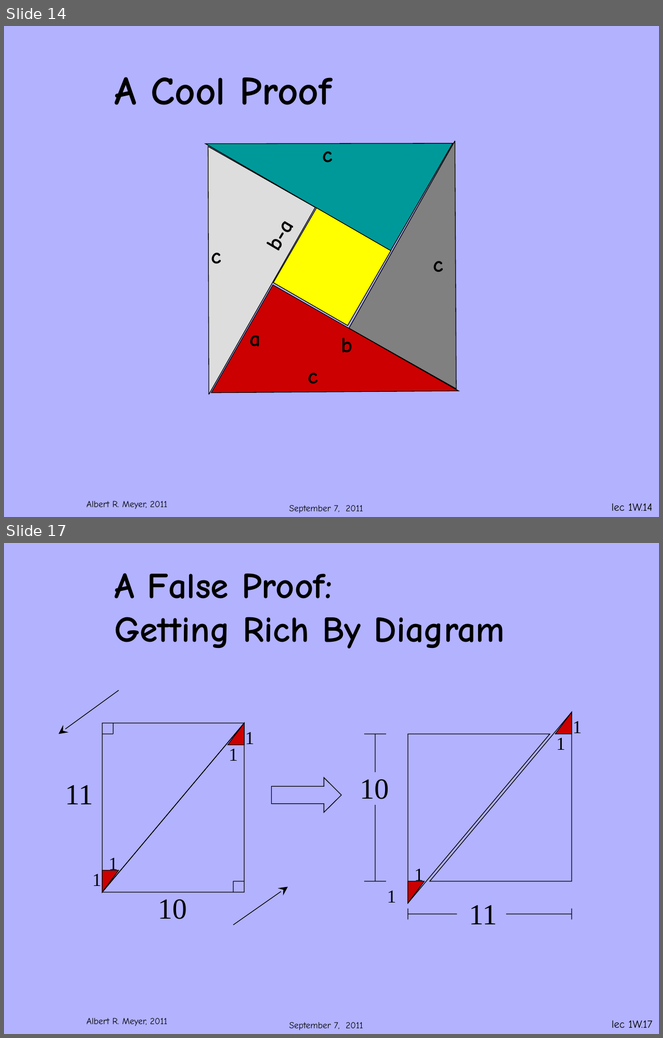
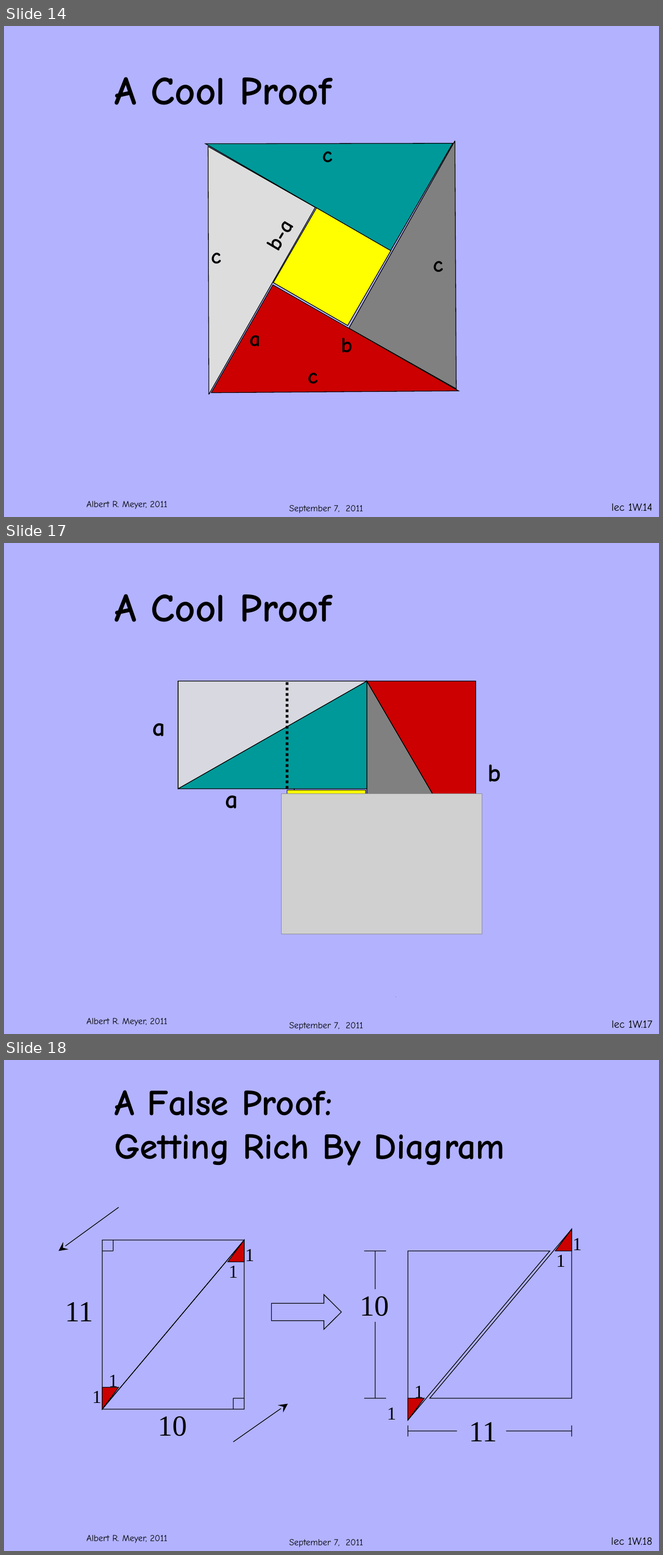
Before and after one commit to armeyer/mcs_web, a slide deck: fall11/slidesF11/slides1w.pptx. Shown one above the other, each under a label of ours: slides 14 and 17 before the commit, slides 14, 17 and 18 after it; the slides between them are not shown. The pictures are 663x1038 and 663x1555 pixels, drawn with LibreOffice and Linux fonts; fonts in the diff are those of the drawing; grey boxes stand for pictures; background and template pictures are left out. Boxes give left, top, right and bottom in pixels: in the first picture for what was removed or moved away, otherwise in the second. Text is boxed around its words. In the diff, an @@ line names an element or a change of style, - is before the commit and + after.

```diff
--- a/fall11/slidesF11/slides1w.pptx
+++ b/fall11/slidesF11/slides1w.pptx
@@ slide 17 added at bbox=[4, 543, 659, 1034], background #B2B2FF; not listed: 2 template elements that a slide beside it also shows @@
@@ title added at bbox=[114, 594, 332, 622], 44 pt, text #000000, bold @@
+A Cool Proof
@@ right triangle added at bbox=[178, 681, 367, 788], fill #009999, outline #000000 0.75 pt @@
@@ right triangle added at bbox=[178, 681, 367, 788], fill #DDDDDD at 90% opacity, outline #000000 0.75 pt @@
@@ line added from (287, 788) to (287, 681), #000000 3 pt dashed @@
@@ right triangle added at bbox=[367, 681, 476, 868], fill #808080, outline #000000 0.75 pt @@
@@ right triangle added at bbox=[367, 681, 476, 868], fill #CC0000, outline #000000 0.75 pt @@
@@ text added at bbox=[153, 723, 166, 736], 28 pt, text #000000, bold @@
+a
@@ text added at bbox=[488, 765, 501, 782], 28 pt, text #000000, bold @@
+b
@@ text added at bbox=[225, 786, 238, 809], 28 pt, text #000000, bold @@
+a
@@ rectangle added at bbox=[287, 790, 366, 867], fill #FFFF00, outline #000000 0.75 pt @@
@@ line added from (294, 868) to (294, 788), #000000 0.75 pt @@
@@ picture added at bbox=[281, 794, 482, 935] @@
@@ line added from (396, 997) to (396, 997), #000000 0.75 pt @@
@@ page number added at bbox=[612, 1021, 652, 1028], 12 pt, text #000000 @@
+lec 1W.17
@@ what was slide 17 is now slide 18 @@
@@ page number at bbox=[611, 1537, 652, 1545]: text changed @@
-lec 1W.17
+lec 1W.18
```
Also in this commit, not shown: 1 slide changed.
